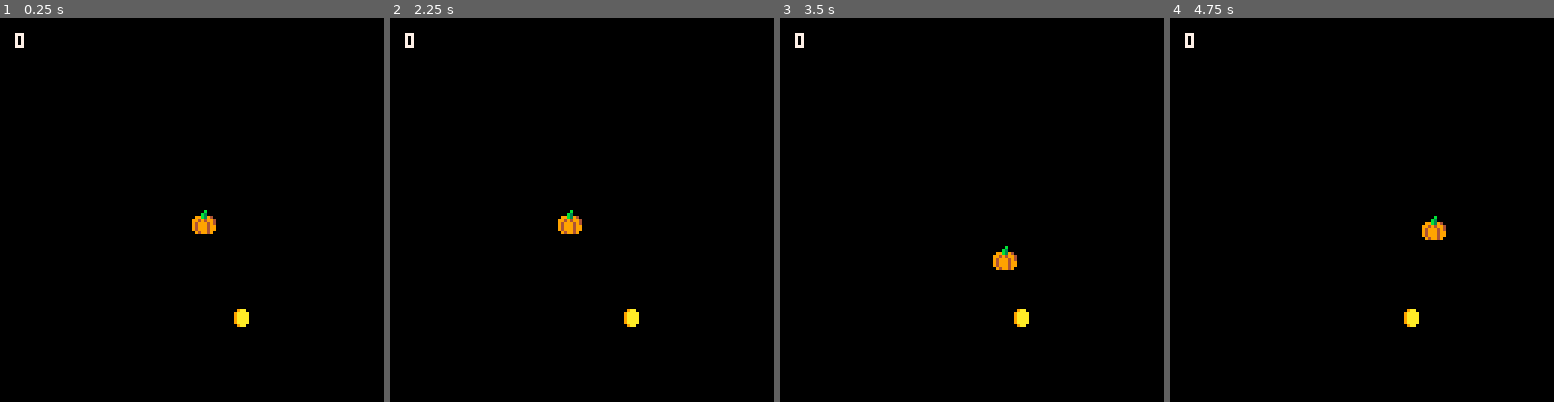
Above: before the commit, frames 1-4 (left to right).
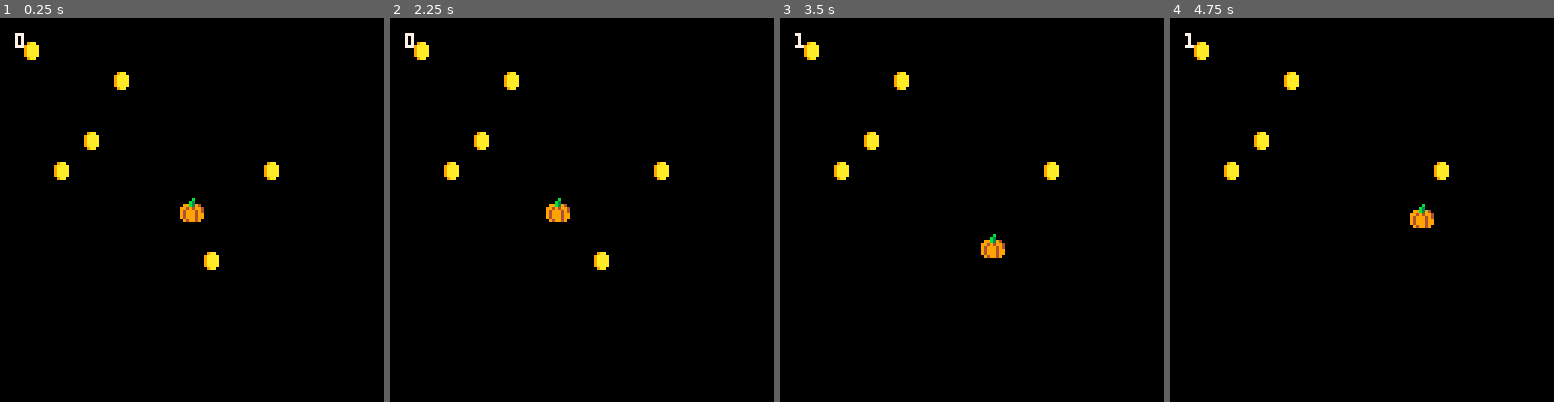
Above: after the commit, the same moments.

Repository: aylanonsense/pico-8-for-beginners
Game: PICO-8 cartridge cart.p8
The game is run twice, just before and just after one commit, with the same random seed, the same clock (stepped at 60 frames per second) and the same inputs.
Inputs:
- Up to frame 1 (0.25 s): no input
- Up to frame 2 (2.25 s): hold Left from 1.97 s (still down)
- Up to frame 3 (3.5 s): release Left at 2.37 s; hold Down 2.42-2.82 s; hold Right from 2.87 s (still down)
- Up to frame 4 (4.75 s): release Right at 3.53 s; hold Up 3.58-4.08 s; hold Right 4.13-4.53 s; hold Down from 4.58 s (still down)

The runs differ from the first frame. In frame 1, 1.6% of the frame differs, in the area x 6-73%, y 6-81%; in frame 2, 1.6%; in frame 3, 1.5%; in frame 4, 1.5%.

Commit message:
The pumpkin can collect multiple coins

Diff:
--- a/cart.p8
+++ b/cart.p8
@@ -3,8 +3,8 @@
 __lua__
 
 local pumpkin
-local coin
 local score
+local coins
 
 function _init()
 	score=0
@@ -14,6 +14,7 @@
 		y=64,
 		width=8,
 		height=8,
+		radius=4,
 		move_speed=1,
 		is_horizontally_aligned=false,
 		is_vertically_aligned=false,
@@ -30,52 +31,61 @@
 			if btn(2) then
 				self.y-=self.move_speed
 			end
+		end,
+		draw=function(self)
+			spr(4,self.x-4,self.y-4)
+			-- circ(self.x,self.y,self.radius,7)
+			-- rect(self.x,self.y,self.x+self.width,self.y+self.height,7)
+			-- print(self.is_vertically_aligned,self.x+10,self.y,7)
+			-- print(self.is_horizontally_aligned,self.x+10,self.y+7,6)
+		end,
+		check_for_collision=function(self,coin)
 			-- check to see if the pumpkin is aligned with the coin
-			local top=self.y
-			local bottom=self.y+self.height
-			if top<coin.y and coin.y<bottom then
-				self.is_horizontally_aligned=true
-			else
-				self.is_horizontally_aligned=false
-			end
-			local left=self.x
-			local right=self.x+self.width
-			if left<coin.x and coin.x<right then
-				self.is_vertically_aligned=true
-			else
-				self.is_vertically_aligned=false
-			end
+			local pumpkin_top=self.y
+			local pumpkin_bottom=self.y+self.height
+			local pumpkin_left=self.x
+			local pumpkin_right=self.x+self.width
+			local coin_top=coin.y
+			local coin_bottom=coin.y+coin.height
+			local coin_left=coin.x
+			local coin_right=coin.x+coin.width
 			-- collect the coin
-			if self.is_horizontally_aligned and self.is_vertically_aligned and not coin.is_collected then
+			if not coin.is_collected and circles_overlapping(self.x,self.y,self.radius,coin.x,coin.y,coin.radius) then -- rects_overlapping(pumpkin_left,pumpkin_top,pumpkin_right,pumpkin_bottom,coin_left,coin_top,coin_right,coin_bottom) then
 				coin.is_collected=true
 				score+=1
 			end
-		end,
-		draw=function(self)
-			spr(4,self.x,self.y)
-			-- rect(self.x,self.y,self.x+self.width,self.y+self.height,7)
-			-- print(self.is_vertically_aligned,self.x+10,self.y,7)
-			-- print(self.is_horizontally_aligned,self.x+10,self.y+7,6)
 		end
 	}
-	coin={
-		x=80,
-		y=100,
-		is_collected=false,
-		update=function(self)
-		end,
-		draw=function(self)
-			if not self.is_collected then
-				spr(7,self.x-3,self.y-4)
-				-- pset(self.x,self.y,12)
-			end
-		end
+	coins={
+		make_coin(10,10),
+		make_coin(40,20),
+		make_coin(30,40),
+		make_coin(70,80),
+		make_coin(90,50),
+		make_coin(20,50)
 	}
+	-- coin={
+	-- 	x=80,
+	-- 	y=100,
+	-- 	is_collected=false,
+	-- 	update=function(self)
+	-- 	end,
+	-- 	draw=function(self)
+	-- 		if not self.is_collected then
+	-- 			spr(7,self.x-3,self.y-4)
+	-- 			-- pset(self.x,self.y,12)
+	-- 		end
+	-- 	end
+	-- }
 end
 
 function _update()
 	pumpkin:update()
-	coin:update()
+	local coin
+	for coin in all(coins) do
+		coin:update()
+		pumpkin:check_for_collision(coin)
+	end
 end
 
 function _draw()
@@ -83,7 +93,50 @@
 	cls()
 	print(score,5,5,7)
 	pumpkin:draw()
-	coin:draw()
+	local coin
+	for coin in all(coins) do
+		coin:draw()
+	end
+end
+
+function make_coin(x,y)
+	local coin={
+		x=x,
+		y=y,
+		width=6,
+		height=7,
+		radius=3,
+		is_collected=false,
+		update=function(self)
+		end,
+		draw=function(self)
+			if not self.is_collected then
+				spr(7,self.x-3,self.y-3)
+				-- circ(self.x,self.y,self.radius,12)
+				-- rect(self.x,self.y,self.x+self.width,self.y+self.height,12)
+				-- pset(self.x,self.y,12)
+			end
+		end
+	}
+	return coin
+end
+
+function is_point_in_rect(x,y,left,top,right,bottom)
+	return top<y and y<bottom and left<x and x<right
+end
+
+function lines_overlapping(min1,max1,min2,max2)
+	return max1>min2 and max2>min1
+end
+
+function rects_overlapping(left1,top1,right1,bottom1,left2,top2,right2,bottom2)
+	return lines_overlapping(left1,right1,left2,right2) and lines_overlapping(top1,bottom1,top2,bottom2)
+end
+
+function circles_overlapping(x1,y1,r1,x2,y2,r2)
+	local dx=mid(-100,x2-x1,100)
+	local dy=mid(-100,y2-y1,100)
+	return dx*dx+dy*dy<(r1+r2)*(r1+r2)
 end
 
 __gfx__
